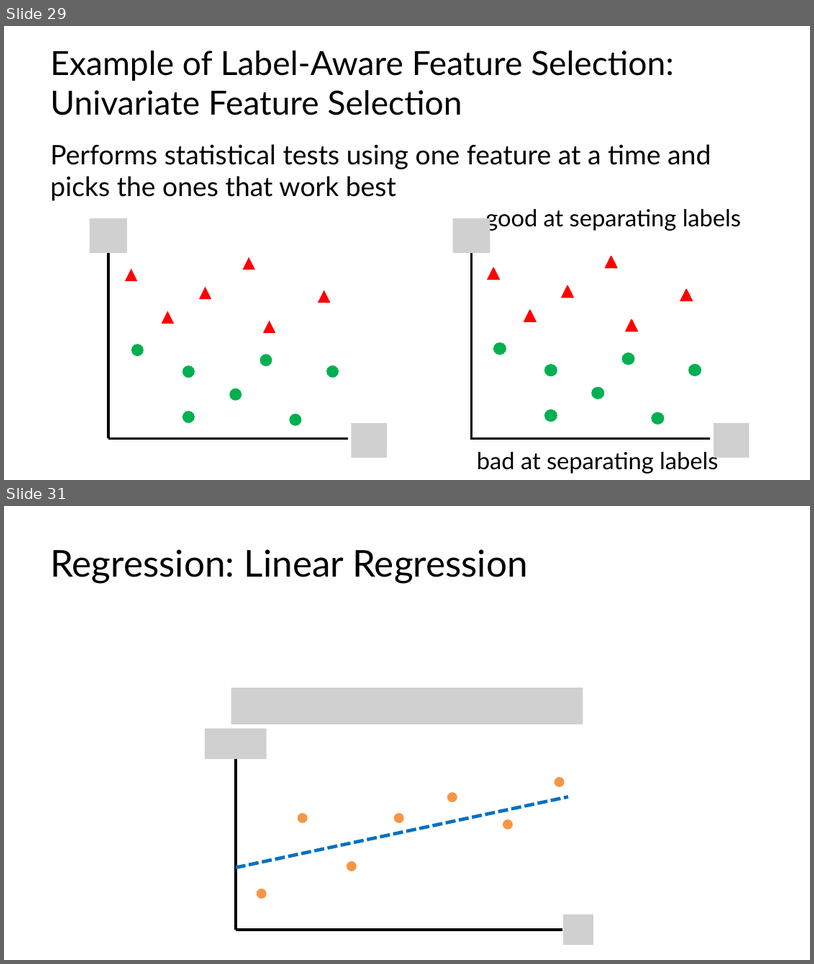
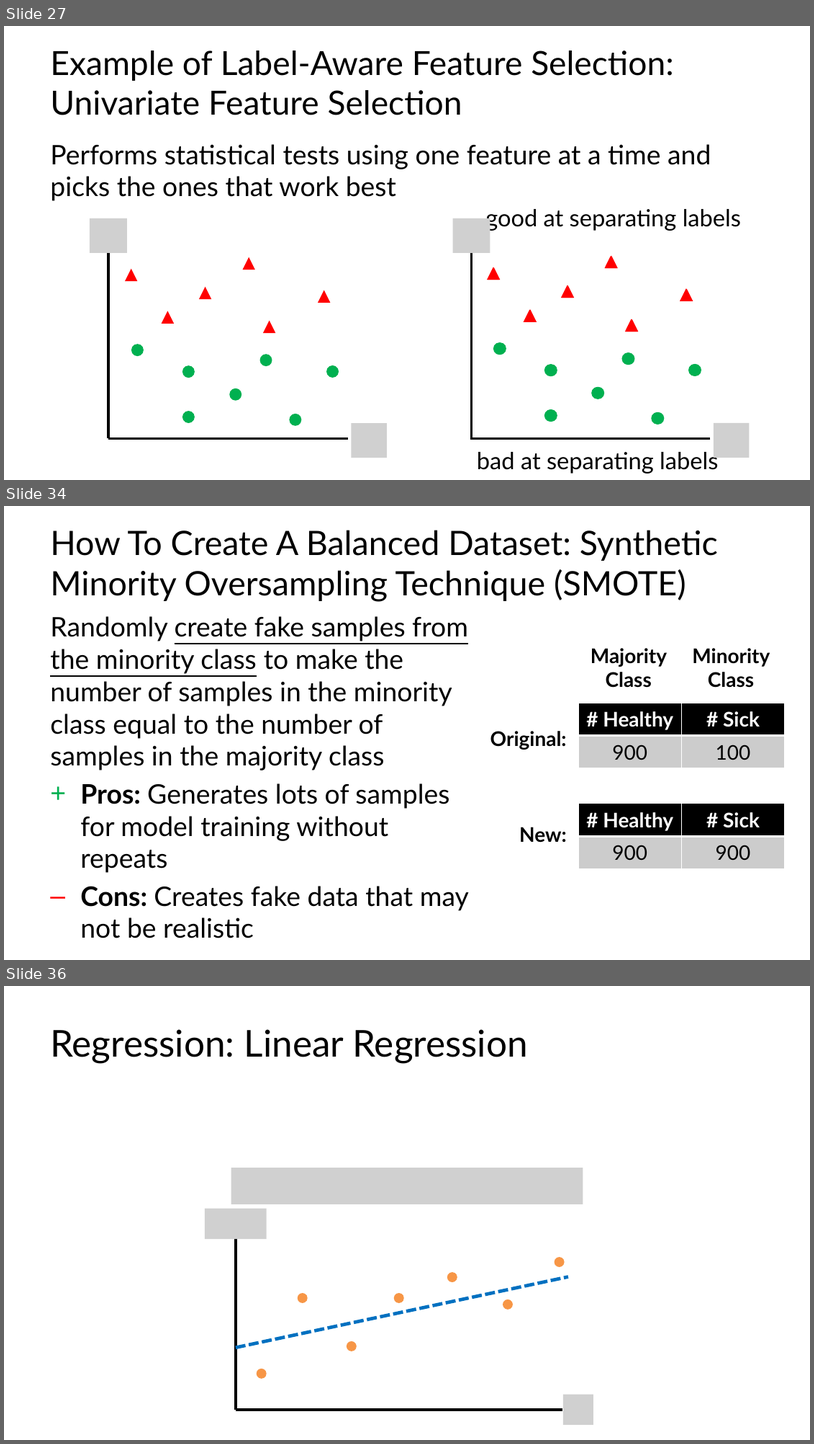
Before and after one commit to C4M-UofT/C4M-UofT.github.io, a slide deck: lectures/winter/6_ml_workflow/MachineLearning_tutorial.pptx. Shown one above the other, each under a label of ours: slides 29 and 31 before the commit, slides 27, 34 and 36 after it; the slides between them are not shown. The pictures are 814x964 and 814x1444 pixels, drawn with LibreOffice and Linux fonts; fonts in the diff are those of the drawing; grey boxes stand for pictures. Boxes give left, top, right and bottom in pixels: in the first picture for what was removed or moved away, otherwise in the second. Text is boxed around its words. In the diff, an @@ line names an element or a change of style, - is before the commit and + after.

```diff
--- a/lectures/winter/6_ml_workflow/MachineLearning_tutorial.pptx
+++ b/lectures/winter/6_ml_workflow/MachineLearning_tutorial.pptx
@@ slide 34 added at bbox=[4, 506, 810, 960], background #FFFFFF @@
@@ title added at bbox=[50, 530, 718, 602], 40 pt, text #000000 @@
+How To Create A Balanced Dataset: Synthetic Minority Oversampling Technique (SMOTE)
@@ text added at bbox=[50, 616, 469, 938], 32 pt, text #000000 @@
+Randomly create fake samples from the minority class to make the number of samples in the minority class equal to the number of samples in the majority class
++ Pros: Generates lots of samples for model training without repeats
+– Cons: Creates fake data that may not be realistic
@@ text added at bbox=[591, 648, 667, 687], 24 pt, text #000000, bold @@
+Majority Class
@@ text added at bbox=[692, 648, 770, 687], 24 pt, text #000000, bold @@
+Minority Class
@@ table added at bbox=[579, 703, 786, 768], 2 rows, 2 columns @@
+# Healthy | # Sick
+900 | 100
@@ text added at bbox=[491, 731, 567, 749], 24 pt, text #000000, bold @@
+Original:
@@ table added at bbox=[579, 803, 786, 869], 2 rows, 2 columns @@
+# Healthy | # Sick
+900 | 900
@@ text added at bbox=[520, 826, 567, 842], 24 pt, text #000000, bold @@
+New:
@@ what was slide 29 is now slide 27 @@
@@ what was slide 31 is now slide 36 @@
```
Also in this commit, not shown: 17 slides changed, 8 other slides added, 5 slides removed, 8 other files.
